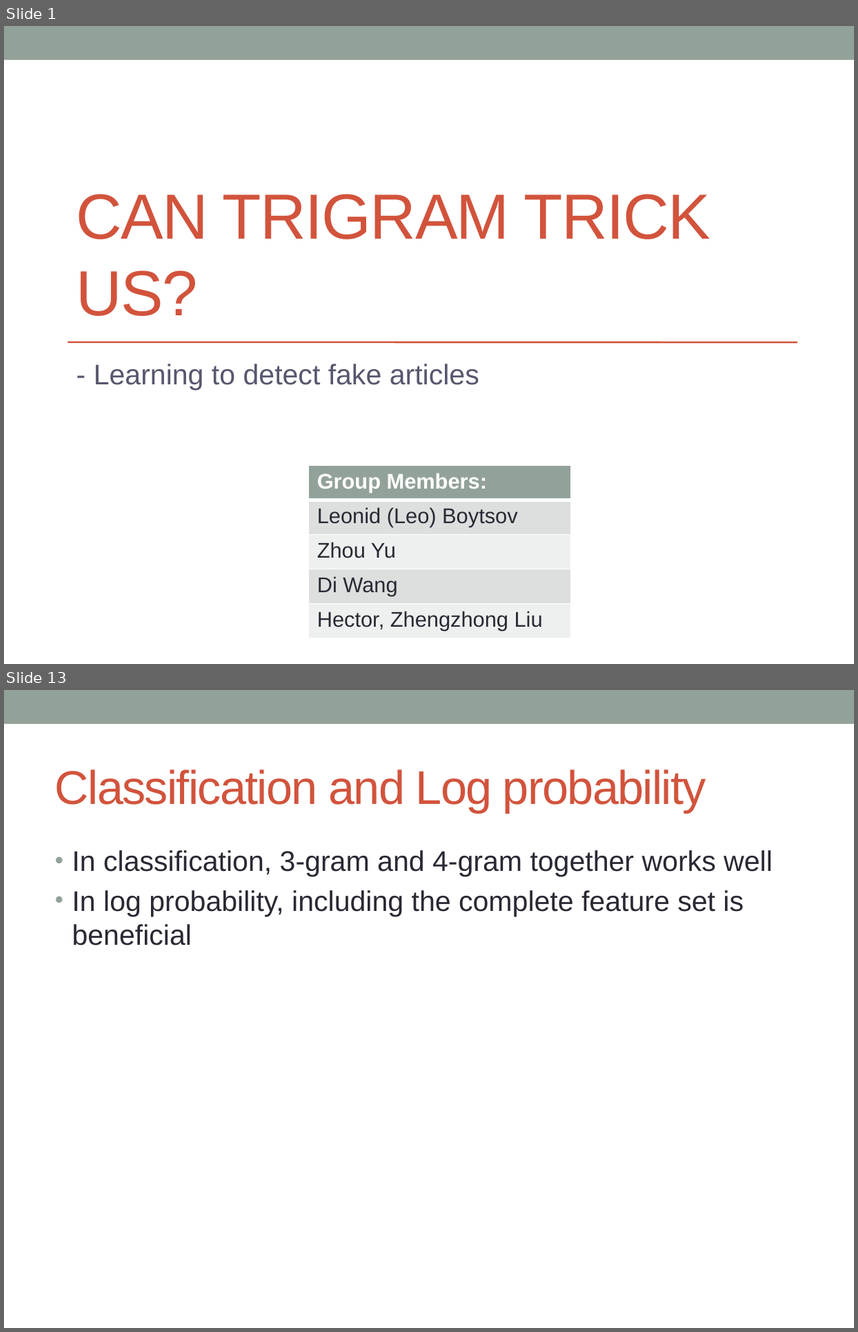
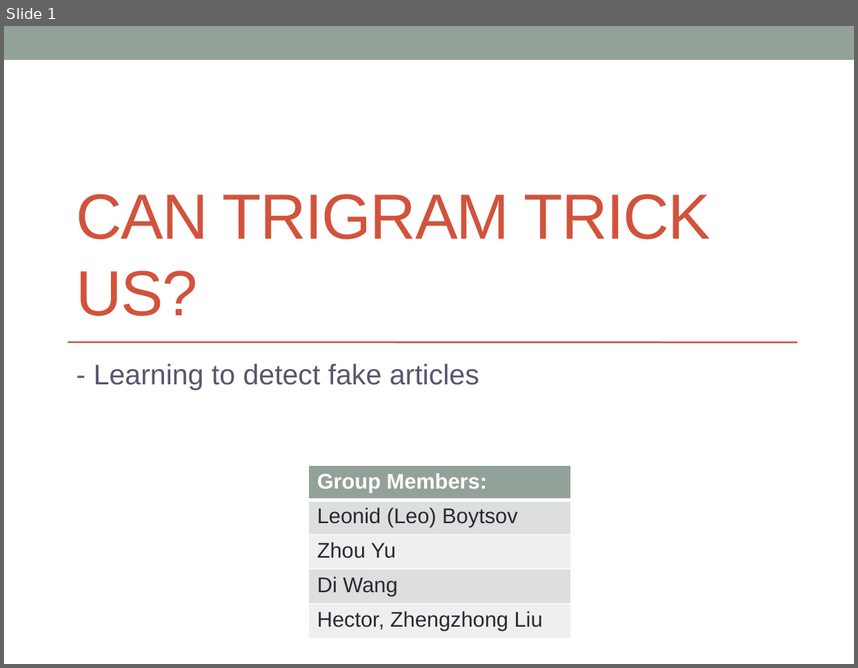
Before and after one commit to hunterhector/LangStats12Spring, a slide deck: Slides/11761-slides.pptx. Shown one above the other, each under a label of ours: slides 1 and 13 before the commit, slide 1 after it; the slides between them are not shown. The pictures are 858x1332 and 858x668 pixels, drawn with LibreOffice and Linux fonts; fonts in the diff are those of the drawing. Boxes give left, top, right and bottom in pixels: in the first picture for what was removed or moved away, otherwise in the second. Text is boxed around its words. In the diff, an @@ line names an element or a change of style, - is before the commit and + after.

```diff
--- a/Slides/11761-slides.pptx
+++ b/Slides/11761-slides.pptx
@@ slide 13 removed at box(4, 690, 854, 1328), background #FFFFFF; not listed: 1 template element that a slide beside it also shows @@
@@ title removed at box(55, 769, 706, 813) @@
-Classification and Log probability
@@ text removed at box(72, 850, 773, 945) @@
-• In classification, 3-gram and 4-gram together works well
-• In log probability, including the complete feature set is beneficial
```
Also in this commit, not shown: 11 slides changed, 2 slides added, 2 other slides removed.
